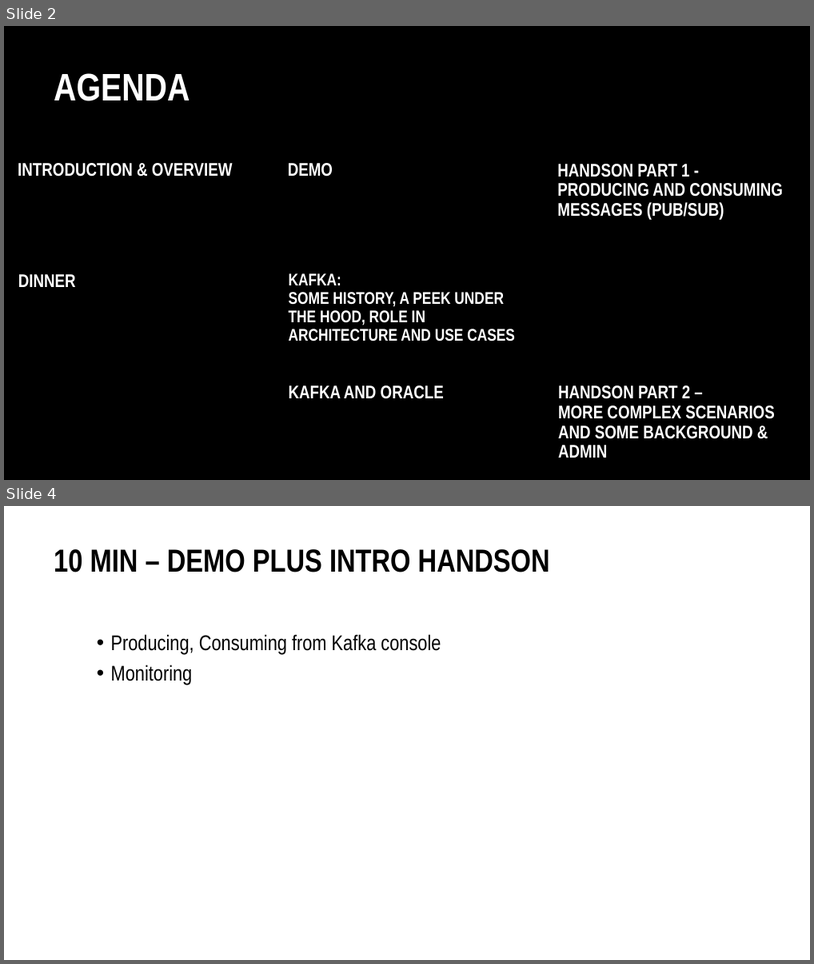
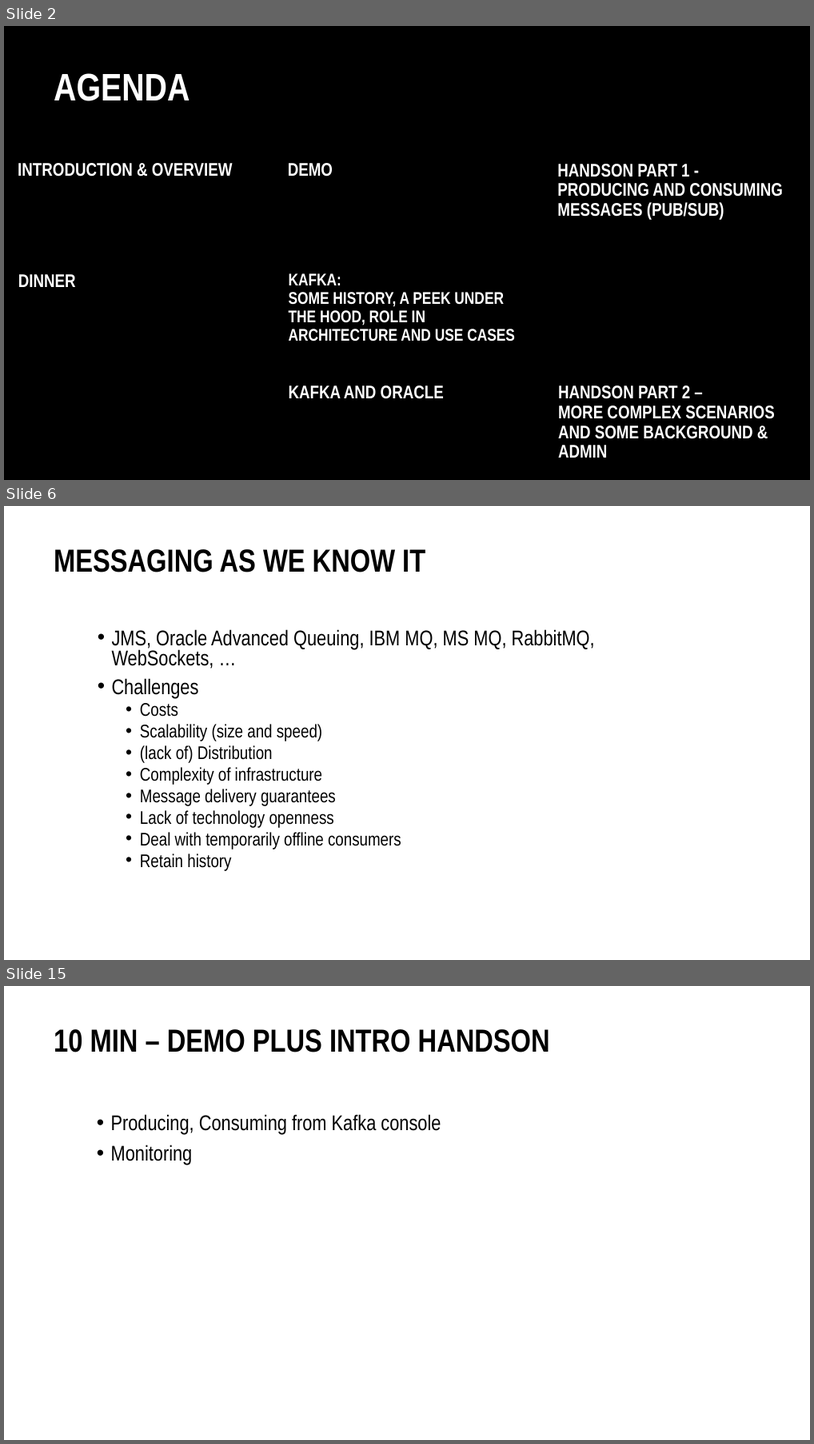
Before and after one commit to MaartenSmeets/kafka-workshop, a slide deck: Kafka_SIG_09feb2017.pptx. Shown one above the other, each under a label of ours: slides 2 and 4 before the commit, slides 2, 6 and 15 after it; the slides between them are not shown. The pictures are 814x964 and 814x1444 pixels, drawn with LibreOffice and Linux fonts; fonts in the diff are those of the drawing; background and template pictures are left out. Boxes give left, top, right and bottom in pixels: in the first picture for what was removed or moved away, otherwise in the second. Text is boxed around its words. In the diff, an @@ line names an element or a change of style, - is before the commit and + after.

```diff
--- a/Kafka_SIG_09feb2017.pptx
+++ b/Kafka_SIG_09feb2017.pptx
@@ slide 6 added at box(4, 506, 810, 960), background #FFFFFF @@
@@ title added at box(54, 549, 426, 572), 54 pt, text #000000, bold @@
+MESSAGING AS WE KNOW IT
@@ text added at box(112, 629, 595, 871), 31 pt, text #000000 @@
+• JMS, Oracle Advanced Queuing, IBM MQ, MS MQ, RabbitMQ, WebSockets, …
+• Challenges
+  • Costs
+  • Scalability (size and speed)
+  • (lack of) Distribution
+  • Complexity of infrastructure
+  • Message delivery guarantees
+  • Lack of technology openness
+  • Deal with temporarily offline consumers
+  • Retain history
@@ what was slide 4 is now slide 15 @@
```
Also in this commit, not shown: 1 slide changed, 19 other slides added, 1 slide removed.
